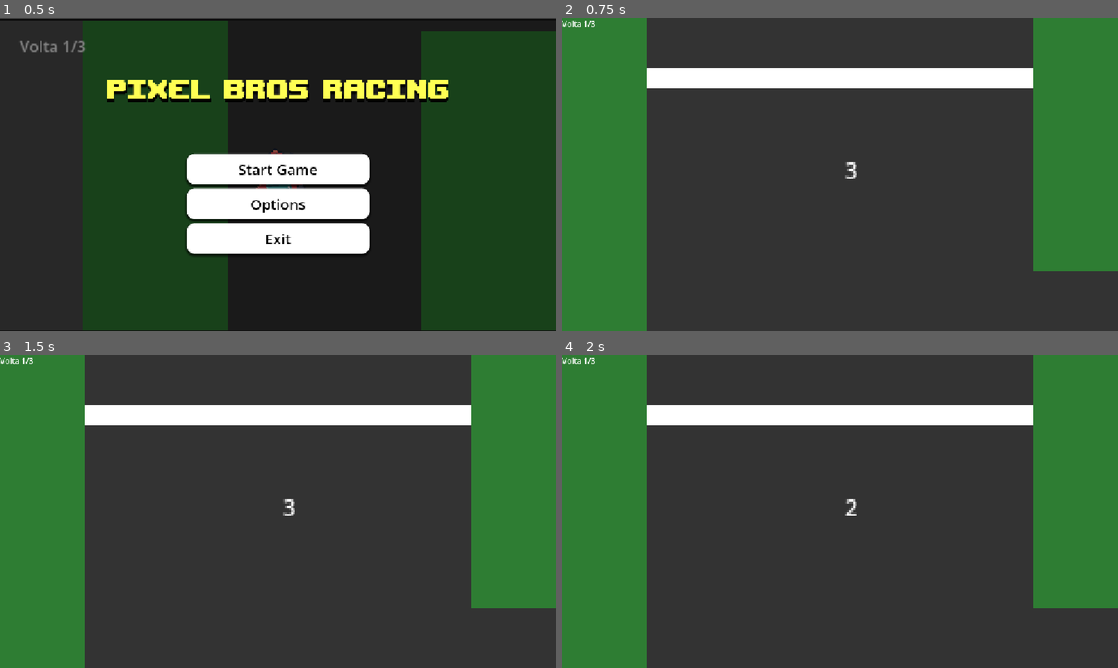
Above: before the commit, frames 1-4 (two rows, left to right).
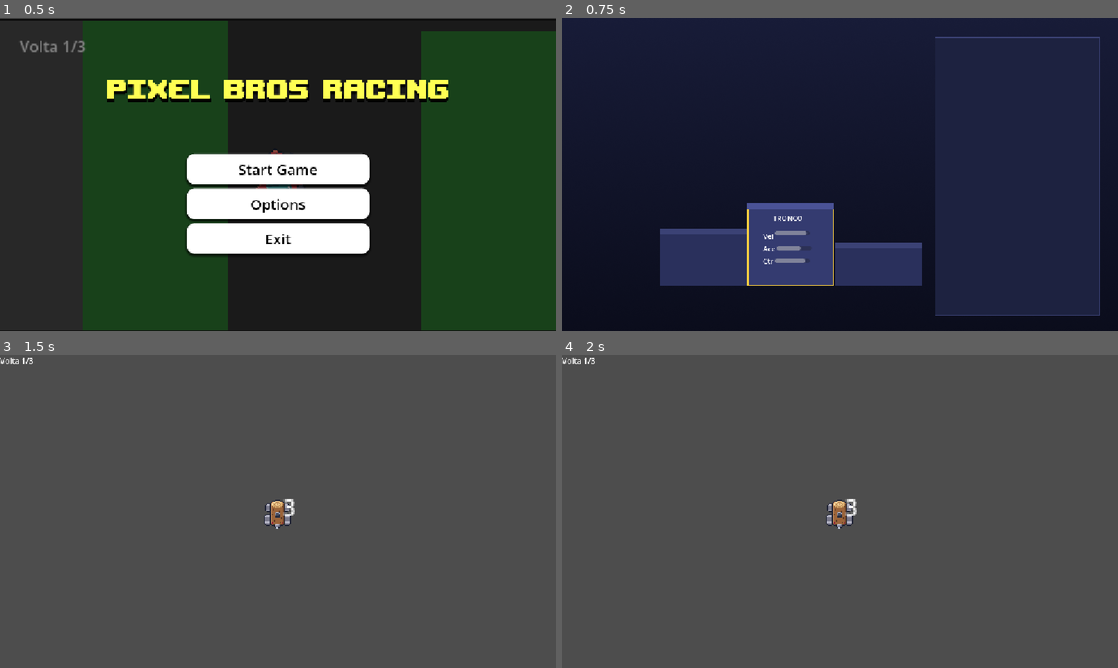
Above: after the commit, the same moments.

Repository: Blue-Raccoon-Interactive/Pixel-Bros-Racing
Game: Godot game, scene res://scenes/main/main_menu.tscn
The game is run twice, just before and just after one commit, with the same random seed, the same clock (stepped at 60 frames per second) and the same inputs.
Inputs (mouse positions are in pixels of both pictures, inside the frame that each line leads up to):
- Up to frame 1 (0.5 s): no input
- Up to frame 2 (0.75 s): click "Start Game" at 0.5 s
- Up to frame 3 (1.5 s): tap Enter (ui_accept) at 1.25 s; move the mouse to (400, 495) at 1.27 s; hold D (steer_right) from 1.28 s (still down); hold Enter (ui_accept) from 1.28 s (still down); click (400, 495) at 1.42 s
- Up to frame 4 (2 s): keep holding D (steer_right); keep holding Enter (ui_accept)

Frame 1 is identical in both runs. In frame 2, 84% of the frame differs, in the area x 0-100%, y 0-100%; in frame 3, 100%; in frame 4, 100%.

Commit message:
Update Ui selection scene

Diff:
--- a/project.godot
+++ b/project.godot
@@ -22,6 +22,7 @@
 [autoload]
 
 _mcp_game_helper="*res://addons/godot_ai/runtime/game_helper.gd"
+GameState="*uid://dqxotfh26hgpv"
 
 [display]
 
--- /dev/null
+++ b/scenes/ui/game_state.gd
@@ -0,0 +1,24 @@
+extends Node
+
+const KART_SCENES: Array[PackedScene] = [
+	preload("res://scenes/karts/kart_01.tscn"),
+	preload("res://scenes/karts/kart_02.tscn"),
+	preload("res://scenes/karts/kart_03.tscn"),
+	preload("res://scenes/karts/kart_04.tscn"),
+	preload("res://scenes/karts/kart_05.tscn"),
+	preload("res://scenes/karts/kart_06.tscn"),
+	preload("res://scenes/karts/kart_07.tscn"),
+	preload("res://scenes/karts/kart_08.tscn"),
+
+	# ... até kart_08
+]
+
+const TRACKS := [
+	{"name": "Autódromo", "path": "res://scenes/tracks/track_01.tscn"},
+	{"name": "Deserto", "path": "res://scenes/tracks/track_02.tscn"},
+	{"name": "Cidade Noturna", "path": "res://scenes/tracks/track_03.tscn"},
+]
+
+var selected_kart: int = 3
+var selected_track: int = 1
+var has_selection: bool = false
--- /dev/null
+++ b/scenes/ui/selection.gd
@@ -0,0 +1,81 @@
+extends Control
+
+@onready var kart_left: TextureRect = $Control/Podium_left/TextureRect
+@onready var kart_center: TextureRect = $Control/Podium_center/TextureRect
+@onready var kart_right: TextureRect = $Control/Podium_right/TextureRect
+@onready var name_label: Label = $Control/Podium_center/KartName
+@onready var bar_speed: ProgressBar = $Control/Podium_center/VBoxContainer/Vel/BarVel
+@onready var bar_accel: ProgressBar = $Control/Podium_center/VBoxContainer/Ace/BarAce
+@onready var bar_handling: ProgressBar = $Control/Podium_center/VBoxContainer/Ctr/BarCtr
+
+var _karts: Array[Dictionary] = []
+var _kart_index: int = 0
+var _max: Dictionary = {}
+
+
+func _ready() -> void:
+	_read_kart_data()
+	_kart_index = GameState.selected_kart
+	_refresh()
+
+
+func _read_kart_data() -> void:
+	for scene in GameState.KART_SCENES:
+		var k: Kart = scene.instantiate()
+		_karts.append({
+			"name": k.kart_name,
+			"texture": k.kart_sprite_texture,
+			"speed": k.max_speed,
+			"accel": k.acceleration,
+			"handling": k.rotation_speed,
+		})
+		k.free()
+
+	for key in ["speed", "accel", "handling"]:
+		_max[key] = _karts.map(func(d): return d[key]).max()
+
+
+func _unhandled_input(event: InputEvent) -> void:
+	if event.is_action_pressed("steer_left"):
+		_move_kart(-1)
+	elif event.is_action_pressed("steer_right"):
+		_move_kart(1)
+	elif event.is_action_pressed("accelerate"):
+		_move_track(-1)
+	elif event.is_action_pressed("brake"):
+		_move_track(1)
+	elif event.is_action_pressed("ui_accept"):
+		_confirm()
+	elif event.is_action_pressed("ui_cancel"):
+		get_tree().change_scene_to_file("res://scenes/main/main_menu.tscn")
+
+
+func _move_kart(dir: int) -> void:
+	_kart_index = wrapi(_kart_index + dir, 0, _karts.size())
+	_refresh()
+
+
+func _move_track(dir: int) -> void:
+	GameState.selected_track = wrapi(
+		GameState.selected_track + dir, 0, GameState.TRACKS.size()
+	)
+	# TODO: destacar o card da pista quando eles virarem nós separados.
+
+
+func _confirm() -> void:
+	GameState.selected_kart = _kart_index
+	GameState.has_selection = true
+	get_tree().change_scene_to_file("res://scenes/race/race_test.tscn")
+
+
+func _refresh() -> void:
+	var n: int = _karts.size()
+	kart_left.texture = _karts[wrapi(_kart_index - 1, 0, n)].texture
+	kart_center.texture = _karts[_kart_index].texture
+	kart_right.texture = _karts[wrapi(_kart_index + 1, 0, n)].texture
+
+	var d: Dictionary = _karts[_kart_index]
+	name_label.text = String(d.name).to_upper()
+	bar_speed.value = d.speed / _max.speed * 100.0
+	bar_accel.value = d.accel / _max.accel * 100.0
+	bar_handling.value = d.handling / _max.handling * 100.0
--- a/scenes/ui/selection.tscn
+++ b/scenes/ui/selection.tscn
@@ -1,4 +1,12 @@
 [gd_scene format=3 uid="uid://6bdcyfy6dwp"]
+
+[ext_resource type="Script" uid="uid://cp1x6kjclbfuq" path="res://scenes/ui/selection.gd" id="1_ew0wu"]
+[ext_resource type="Texture2D" uid="uid://6mppy80prffr" path="res://assets/sprites/ui/selection_background.png" id="1_utlpo"]
+[ext_resource type="Texture2D" uid="uid://bm5revo8ug5mr" path="res://assets/sprites/ui/podium_left.png" id="2_ew0wu"]
+[ext_resource type="Texture2D" uid="uid://c3vobqfdsil8j" path="res://assets/sprites/ui/podium_center.png" id="3_awt6l"]
+[ext_resource type="Texture2D" uid="uid://cmqih2pr61w6b" path="res://assets/sprites/ui/podium_right.png" id="4_m37p4"]
+[ext_resource type="Texture2D" uid="uid://bsrr4bbex4fnp" path="res://assets/sprites/ui/Holofote.png" id="5_6r1ha"]
+[ext_resource type="Texture2D" uid="uid://bc3vxwylda6s6" path="res://assets/sprites/ui/tracks_panel.png" id="6_qqkct"]
 
 [node name="Selection" type="Control" unique_id=1462546679]
 layout_mode = 3
@@ -7,3 +15,162 @@
 anchor_bottom = 1.0
 grow_horizontal = 2
 grow_vertical = 2
+script = ExtResource("1_ew0wu")
+
+[node name="Background" type="TextureRect" parent="." unique_id=2139772601]
+layout_mode = 0
+offset_right = 1280.0
+offset_bottom = 720.0
+scale = Vector2(0.9, 0.9)
+texture = ExtResource("1_utlpo")
+
+[node name="Control" type="Control" parent="." unique_id=1479358269]
+anchors_preset = 0
+offset_right = 40.0
+offset_bottom = 40.0
+
+[node name="Podium_left" type="TextureRect" parent="Control" unique_id=605753843]
+layout_mode = 1
+anchors_preset = -1
+anchor_right = 0.017
+anchor_bottom = 0.031000001
+offset_left = 204.00002
+offset_top = 437.0
+offset_right = 403.32
+offset_bottom = 565.76
+scale = Vector2(0.9, 0.9)
+texture = ExtResource("2_ew0wu")
+
+[node name="TextureRect" type="TextureRect" parent="Control/Podium_left" unique_id=1564325694]
+layout_mode = 0
+offset_left = 68.88889
+offset_top = -77.77778
+offset_right = 108.88889
+offset_bottom = -37.77778
+
+[node name="Podium_center" type="TextureRect" parent="Control" unique_id=1393930473]
+layout_mode = 0
+offset_left = 384.0
+offset_top = 384.0
+offset_right = 584.0
+offset_bottom = 574.0
+scale = Vector2(0.9, 0.9)
+texture = ExtResource("3_awt6l")
+
+[node name="TextureRect" type="TextureRect" parent="Control/Podium_center" unique_id=539687240]
+layout_mode = 0
+offset_left = 26.66666
+offset_top = -110.0
+offset_right = 161.11108
+offset_bottom = -15.555542
+
+[node name="VBoxContainer" type="VBoxContainer" parent="Control/Podium_center" unique_id=209131501]
+layout_mode = 1
+anchors_preset = 8
+anchor_left = 0.5
+anchor_top = 0.5
+anchor_right = 0.5
+anchor_bottom = 0.5
+offset_left = -64.44444
+offset_top = -31.666672
+offset_right = 65.55556
+offset_bottom = 60.555557
+grow_horizontal = 2
+grow_vertical = 2
+theme_override_constants/separation = 6
+
+[node name="Vel" type="HBoxContainer" parent="Control/Podium_center/VBoxContainer" unique_id=757434819]
+layout_mode = 2
+size_flags_horizontal = 0
+
+[node name="Label" type="Label" parent="Control/Podium_center/VBoxContainer/Vel" unique_id=1794251573]
+layout_mode = 2
+text = "Vel"
+
+[node name="BarVel" type="ProgressBar" parent="Control/Podium_center/VBoxContainer/Vel" unique_id=1495618011]
+unique_name_in_owner = true
+custom_minimum_size = Vector2(80, 10)
+layout_mode = 2
+show_percentage = false
+
+[node name="Ace" type="HBoxContainer" parent="Control/Podium_center/VBoxContainer" unique_id=1314053216]
+layout_mode = 2
+
+[node name="Label" type="Label" parent="Control/Podium_center/VBoxContainer/Ace" unique_id=901070854]
+layout_mode = 2
+text = "Ace"
+
+[node name="BarAce" type="ProgressBar" parent="Control/Podium_center/VBoxContainer/Ace" unique_id=982219938]
+unique_name_in_owner = true
+custom_minimum_size = Vector2(80, 10)
+layout_mode = 2
+size_flags_vertical = 4
+show_percentage = false
+
+[node name="Ctr" type="HBoxContainer" parent="Control/Podium_center/VBoxContainer" unique_id=2013666263]
+layout_mode = 2
+
+[node name="Label" type="Label" parent="Control/Podium_center/VBoxContainer/Ctr" unique_id=83699945]
+layout_mode = 2
+text = "Ctr"
+
+[node name="BarCtr" type="ProgressBar" parent="Control/Podium_center/VBoxContainer/Ctr" unique_id=292644527]
+unique_name_in_owner = true
+custom_minimum_size = Vector2(80, 10)
+layout_mode = 2
+size_flags_horizontal = 0
+size_flags_vertical = 4
+show_percentage = false
+
+[node name="KartName" type="Label" parent="Control/Podium_center" unique_id=852617365]
+layout_mode = 1
+anchors_preset = 5
+anchor_left = 0.5
+anchor_right = 0.5
+offset_left = -41.111126
+offset_top = 22.222223
+offset_right = 42.88887
+offset_bottom = 45.22223
+grow_horizontal = 2
+text = "Kart_name"
+
+[node name="Podium_right" type="TextureRect" parent="Control" unique_id=785766301]
+layout_mode = 0
+offset_left = 565.0
+offset_top = 465.00003
+offset_right = 765.0
+offset_bottom = 565.0
+scale = Vector2(0.9, 0.9)
+texture = ExtResource("4_m37p4")
+
+[node name="TextureRect" type="TextureRect" parent="Control/Podium_right" unique_id=1662124486]
+layout_mode = 0
+offset_left = 76.66667
+offset_top = -74.44448
+offset_right = 116.66667
+offset_bottom = -34.44448
+
+[node name="Holofote" type="TextureRect" parent="." unique_id=328909231]
+visible = false
+layout_mode = 0
+offset_left = 295.0
+offset_top = -9.0
+offset_right = 695.0
+offset_bottom = 491.0
+scale = Vector2(0.9, 0.9)
+texture = ExtResource("5_6r1ha")
+
+[node name="Tracks_panel" type="TextureRect" parent="." unique_id=1907461927]
+layout_mode = 1
+anchors_preset = 6
+anchor_left = 1.0
+anchor_top = 0.5
+anchor_right = 1.0
+anchor_bottom = 0.5
+offset_left = -380.0
+offset_top = -284.0
+offset_bottom = 356.0
+grow_horizontal = 0
+grow_vertical = 2
+scale = Vector2(0.9, 0.9)
+texture = ExtResource("6_qqkct")
--- a/scripts/main_menu.gd
+++ b/scripts/main_menu.gd
@@ -16,7 +16,7 @@
 
 
 func _on_start_pressed() -> void:
-	get_tree().change_scene_to_file("res://scenes/race.tscn")
+	get_tree().change_scene_to_file("res://scenes/ui/selection.tscn")
 
 
 func _on_options_pressed() -> void:
--- a/scripts/race.gd
+++ b/scripts/race.gd
@@ -19,6 +19,10 @@
 		push_error("Race: nenhuma pista escolhida! Defina 'Track Scene' no inspetor.")
 		return
 
+	if GameState.has_selection:
+		track_scene = load(GameState.TRACKS[GameState.selected_track].path)
+		_spawn_selected_kart()
+
 	var node: Node = track_scene.instantiate()
 	var new_track := node as RaceTrack
 	if new_track == null:
@@ -32,3 +36,13 @@
 	move_child(track, 0)
 
 	_race_manager.track = track
+
+
+func _spawn_selected_kart() -> void:
+	var old: Kart = $Kart
+	var new_kart: Kart = GameState.KART_SCENES[GameState.selected_kart].instantiate()
+	remove_child(old)
+	old.queue_free()
+	new_kart.name = "Kart"
+	add_child(new_kart)
+	_race_manager.kart = new_kart
Not shown, added: scenes/ui/game_state.gd.uid
Not shown, added: scenes/ui/selection.gd.uid
